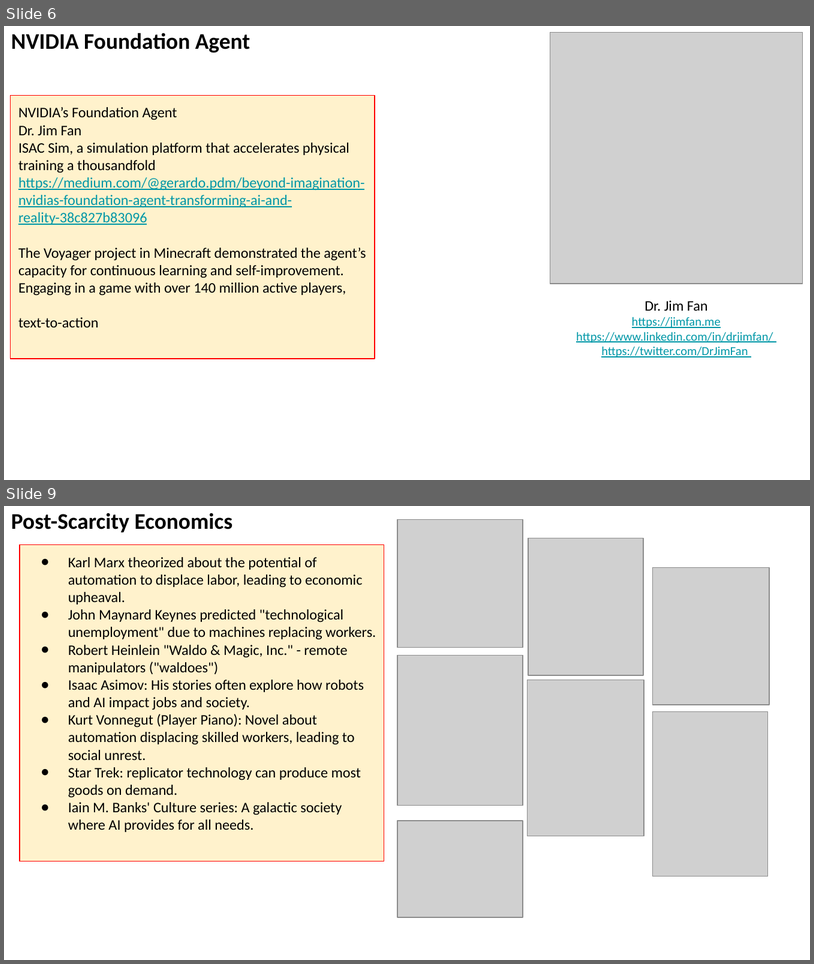
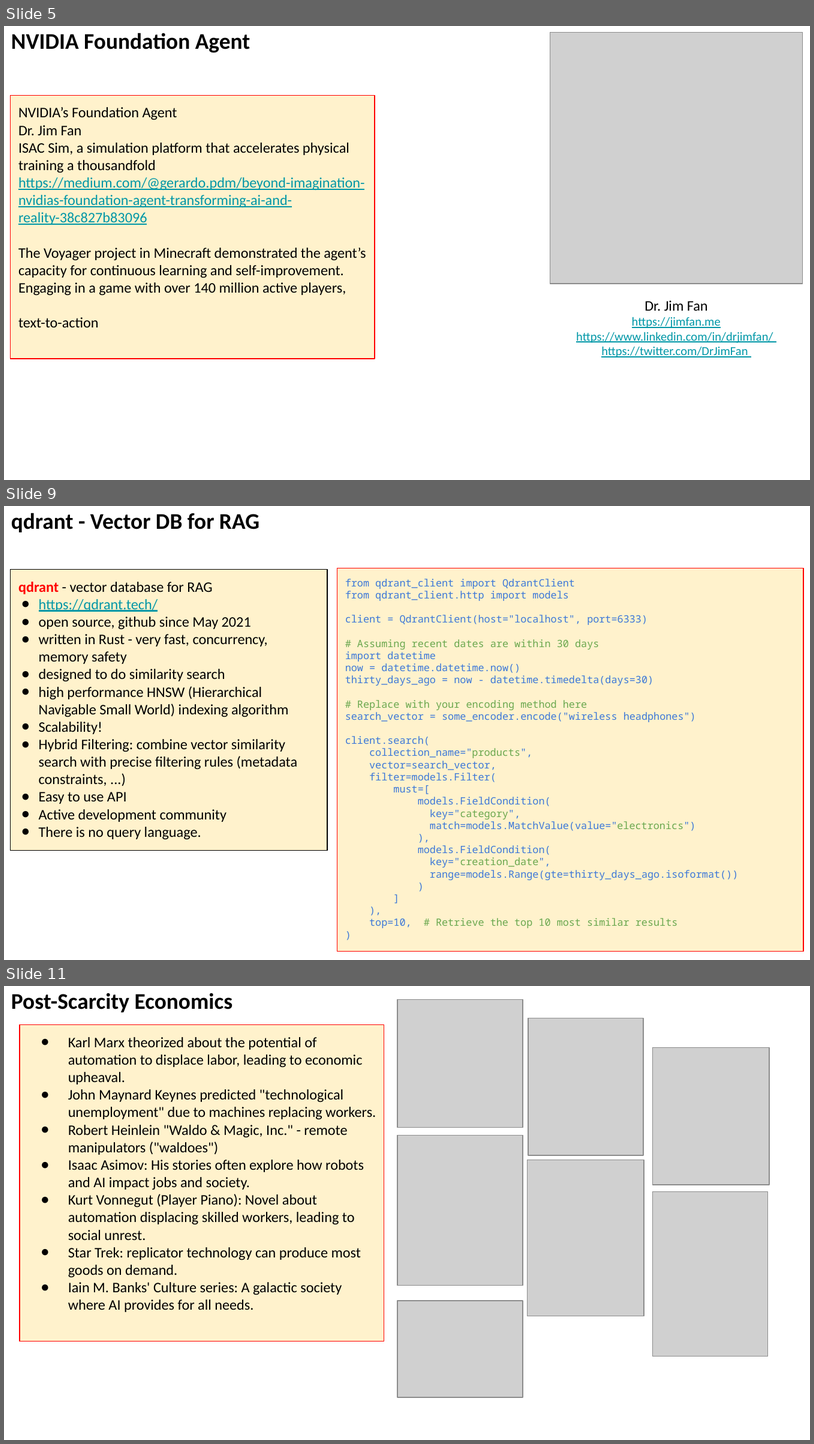
Before and after one commit to lselector/seminar, a slide deck: 2024/2024-03-01-AI-Updates.pptx. Shown one above the other, each under a label of ours: slides 6 and 9 before the commit, slides 5, 9 and 11 after it; the slides between them are not shown. The pictures are 814x964 and 814x1444 pixels, drawn with LibreOffice and Linux fonts; fonts in the diff are those of the drawing; grey boxes stand for pictures. Boxes give left, top, right and bottom in pixels: in the first picture for what was removed or moved away, otherwise in the second. Text is boxed around its words. In the diff, an @@ line names an element or a change of style, - is before the commit and + after.

```diff
--- a/2024/2024-03-01-AI-Updates.pptx
+++ b/2024/2024-03-01-AI-Updates.pptx
@@ slide 9 added at (x1=4, y1=506, x2=810, y2=960), background #FFFFFF @@
@@ text added at (x1=11, y1=513, x2=260, y2=532), 20 pt, text #000000, bold @@
+qdrant - Vector DB for RAG
@@ rectangle added at (x1=11, y1=569, x2=327, y2=850), fill #FFF2CC, outline #000000 0.75 pt, 13 pt, text #000000 @@
+qdrant - vector database for RAG
+● https://qdrant.tech/
+● open source, github since May 2021
+● written in Rust - very fast, concurrency, memory safety
+● designed to do similarity search
+● high performance HNSW (Hierarchical Navigable Small World) indexing algorithm
+● Scalability!
+● Hybrid Filtering: combine vector similarity search with precise filtering rules (metadata constraints, ...)
+● Easy to use API
+● Active development community
+● There is no query language.
@@ rectangle added at (x1=337, y1=568, x2=804, y2=951), fill #FFF2CC, outline #FF0000 0.75 pt, 9 pt, text #3C78D8 @@
+from qdrant_client import QdrantClient
+from qdrant_client.http import models
+client = QdrantClient(host="localhost", port=6333)
+# Assuming recent dates are within 30 days
+import datetime
+now = datetime.datetime.now()
+thirty_days_ago = now - datetime.timedelta(days=30)
+# Replace with your encoding method here
+search_vector = some_encoder.encode("wireless headphones")
+client.search(
+collection_name="products",
+vector=search_vector,
+filter=models.Filter(
+must=[
+models.FieldCondition(
+key="category",
+match=models.MatchValue(value="electronics")
+),
+models.FieldCondition(
+key="creation_date",
+range=models.Range(gte=thirty_days_ago.isoformat())
+)
+]
+),
+top=10, # Retrieve the top 10 most similar results
+)
@@ what was slide 6 is now slide 5 @@
@@ what was slide 9 is now slide 11 @@
```
Also in this commit, not shown: 6 slides changed, 6 other slides added, 3 slides removed.
